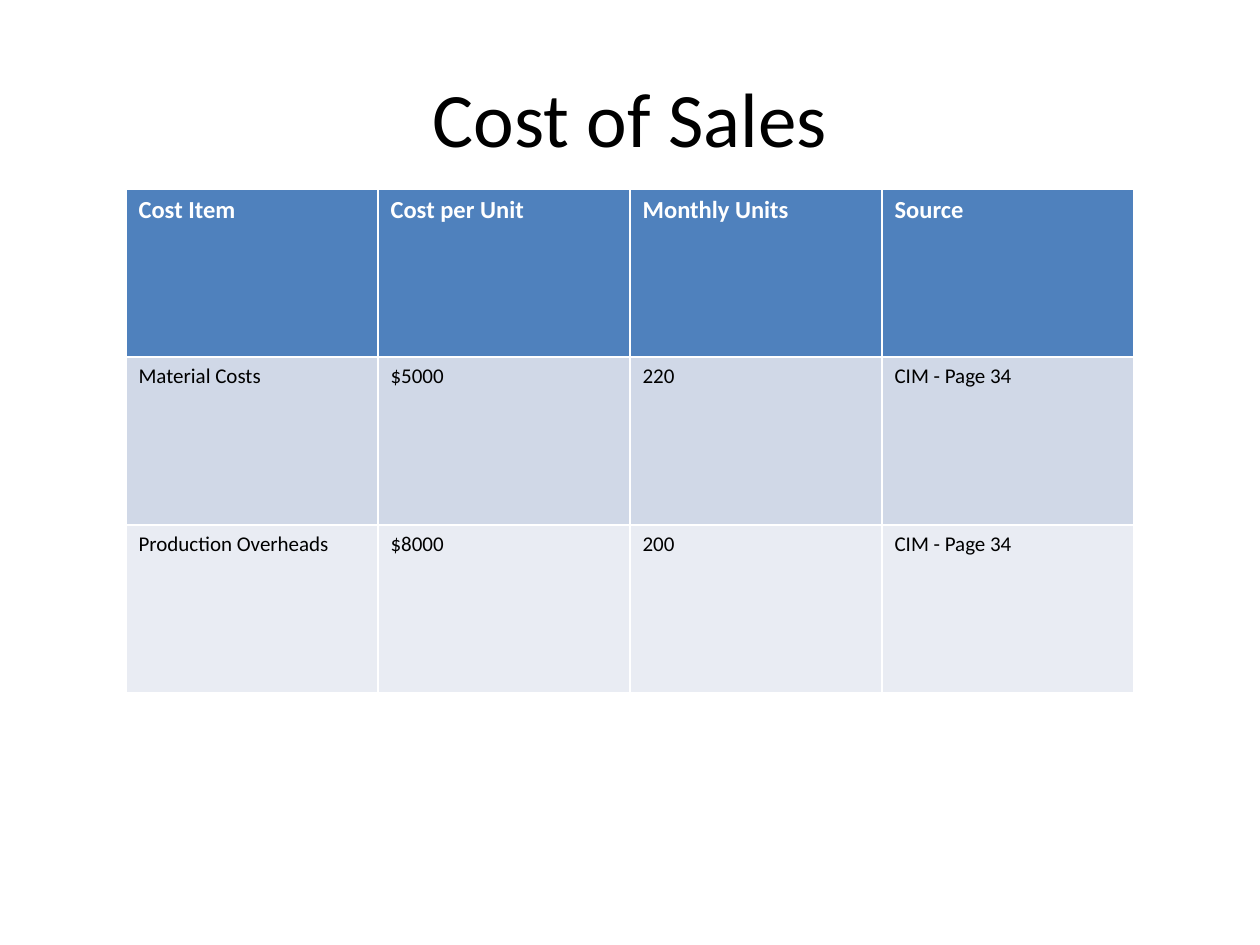
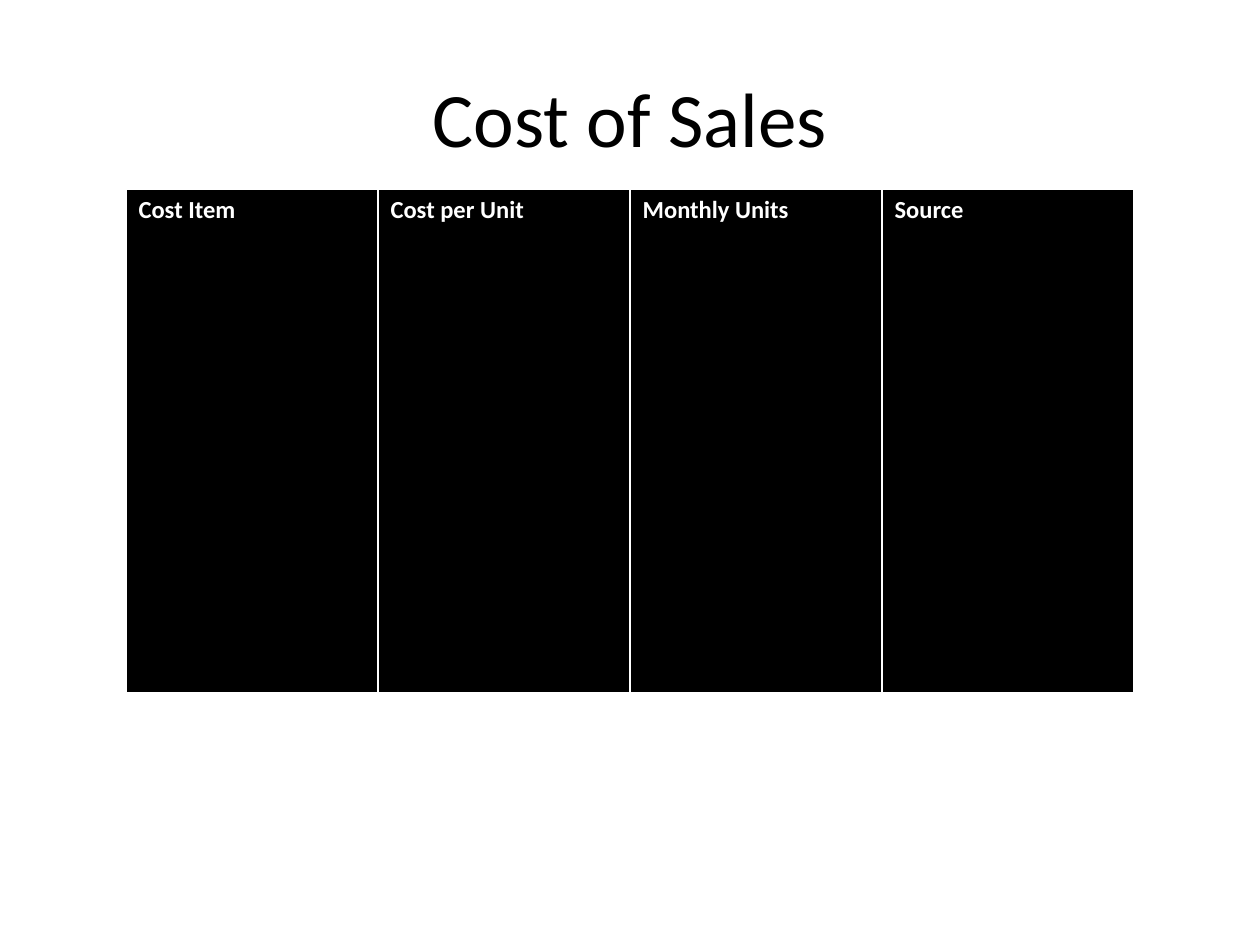
Before and after one commit to mikegustafsonchicago/AutoFinModel, a slide deck: slide 3 of outputs/output_ppt.pptx. Drawn at 1260x945 pixels with LibreOffice and Linux fonts; fonts in the diff are those of the drawing. Boxes give left, top, right and bottom in pixels: in the first picture for what was removed or moved away, otherwise in the second. Text is boxed around its words. In the diff, an @@ line names an element or a change of style, - is before the commit and + after.

```diff
--- a/outputs/output_ppt.pptx
+++ b/outputs/output_ppt.pptx
@@ table at bbox=[126, 189, 1134, 693] @@
-row 2: Material Costs | $5000 | 220 | CIM - Page 34
-row 3: Production Overheads | $8000 | 200 | CIM - Page 34
```
Also in this commit, not shown: 4 other slides changed, 1 slide added, 21 other files.
